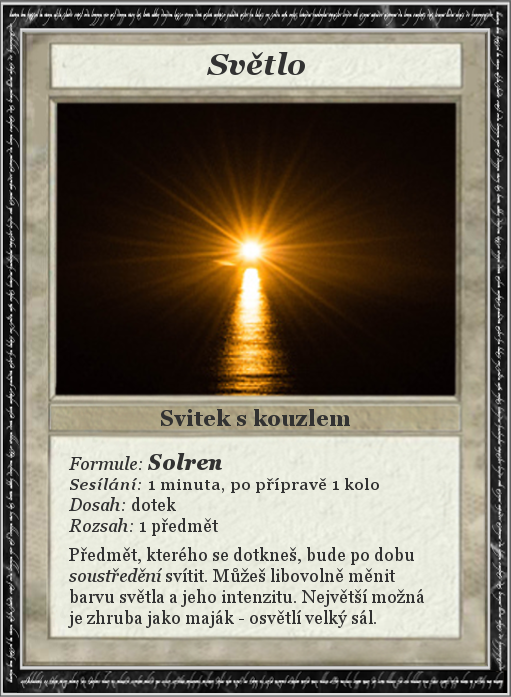
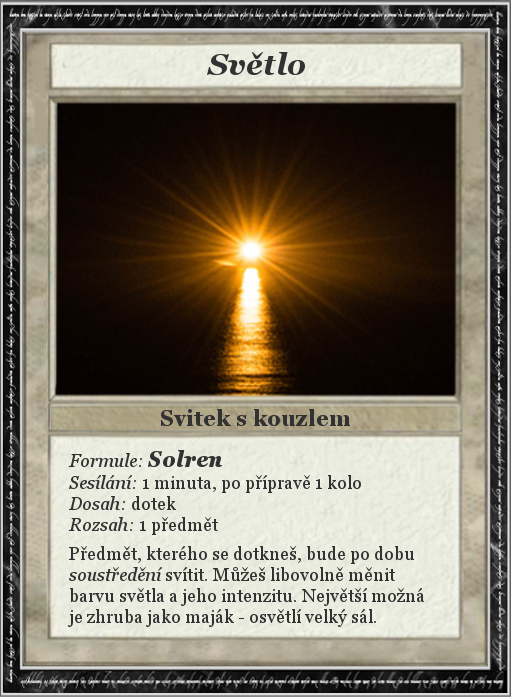
Before/after of a (511, 697) layered artwork. What changed in the layer stack:
painted on "Formule: Solren ..." over <box>68,450,424,628</box>
